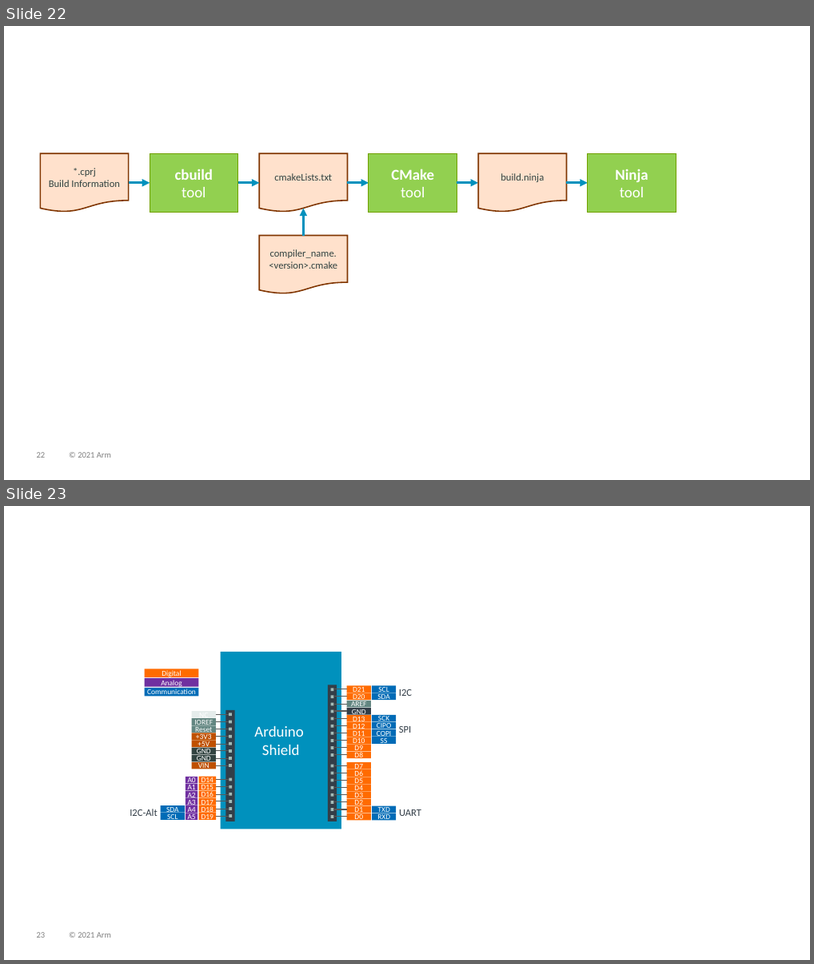
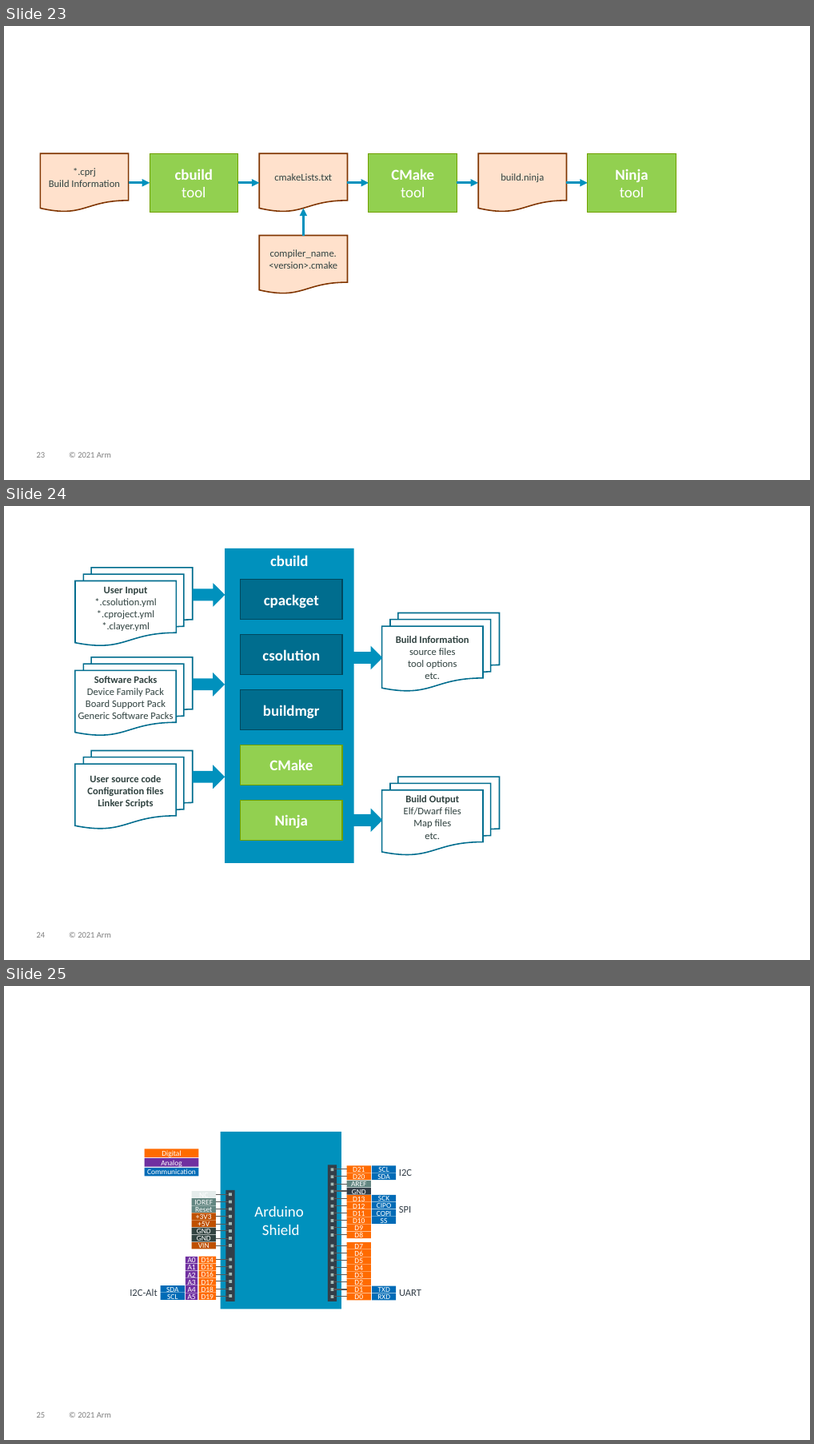
Before and after one commit to Open-CMSIS-Pack/cmsis-toolbox, a slide deck: docs/images/overview.pptx. Shown one above the other, each under a label of ours: slides 22 and 23 before the commit, slides 23, 24 and 25 after it. The pictures are 814x964 and 814x1444 pixels, drawn with LibreOffice and Linux fonts; fonts in the diff are those of the drawing. Boxes give left, top, right and bottom in pixels: in the first picture for what was removed or moved away, otherwise in the second. Text is boxed around its words. In the diff, an @@ line names an element or a change of style, - is before the commit and + after.

```diff
--- a/docs/images/overview.pptx
+++ b/docs/images/overview.pptx
@@ slide 24 added at (x1=4, y1=506, x2=810, y2=960), background #FFFFFF; not listed: 2 template elements that a slide beside it also shows @@
@@ rectangle added at (x1=225, y1=548, x2=354, y2=863), fill #0091BD, 18 pt, text #FFFFFF, bold @@
+cbuild
@@ flow chart multidocument added at (x1=75, y1=568, x2=193, y2=646), fill #FFFFFF, outline #006D8E 1.5 pt, 12 pt, text #314341 @@
+User Input
+*.csolution.yml
+*.cproject.yml
+*.clayer.yml
@@ right arrow added at (x1=193, y1=583, x2=225, y2=607), fill #0091BD @@
@@ rectangle added at (x1=241, y1=579, x2=342, y2=619), fill #006D8E, outline #00485E 1 pt, 18 pt, text #FFFFFF, bold @@
+cpackget
@@ flow chart multidocument added at (x1=382, y1=613, x2=499, y2=691), fill #FFFFFF, outline #006D8E 1.5 pt, 12 pt, text #314341 @@
+Build Information
+source files
+tool options
+etc.
@@ rectangle added at (x1=241, y1=634, x2=342, y2=674), fill #006D8E, outline #00485E 1 pt, 18 pt, text #FFFFFF, bold @@
+csolution
@@ right arrow added at (x1=350, y1=646, x2=382, y2=669), fill #0091BD @@
@@ flow chart multidocument added at (x1=75, y1=657, x2=193, y2=736), fill #FFFFFF, outline #006D8E 1.5 pt, 12 pt, text #314341 @@
+Software Packs
+Device Family Pack
+Board Support Pack
+Generic Software Packs
@@ right arrow added at (x1=193, y1=672, x2=225, y2=696), fill #0091BD @@
@@ rectangle added at (x1=241, y1=690, x2=342, y2=730), fill #006D8E, outline #00485E 1 pt, 18 pt, text #FFFFFF, bold @@
+buildmgr
@@ rectangle added at (x1=241, y1=745, x2=342, y2=785), fill #92D050, outline #70A000 1 pt, 18 pt, text #FFFFFF, bold @@
+CMake
@@ flow chart multidocument added at (x1=75, y1=751, x2=193, y2=828), fill #FFFFFF, outline #006D8E 1.5 pt, 12 pt, text #314341, bold @@
+User source code
+Configuration files
+Linker Scripts
@@ right arrow added at (x1=193, y1=765, x2=225, y2=788), fill #0091BD @@
@@ flow chart multidocument added at (x1=382, y1=776, x2=499, y2=855), fill #FFFFFF, outline #006D8E 1.5 pt, 12 pt, text #314341 @@
+Build Output
+Elf/Dwarf files
+Map files
+etc.
@@ rectangle added at (x1=241, y1=800, x2=342, y2=840), fill #92D050, outline #70A000 1 pt, 18 pt, text #FFFFFF, bold @@
+Ninja
@@ right arrow added at (x1=350, y1=808, x2=382, y2=832), fill #0091BD @@
@@ what was slide 22 is now slide 23 @@
@@ what was slide 23 is now slide 25 @@
```
Also in this commit, not shown: 1 slide changed, 1 other slide added, 4 other files.
